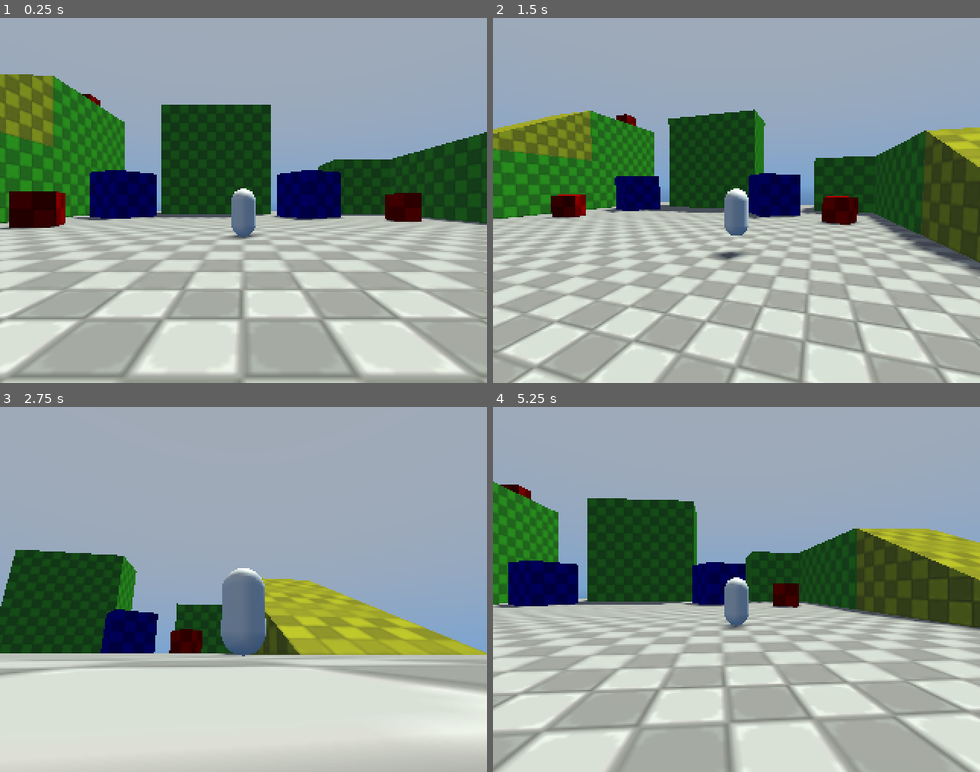
Above: before the commit, frames 1-4 (two rows, left to right).
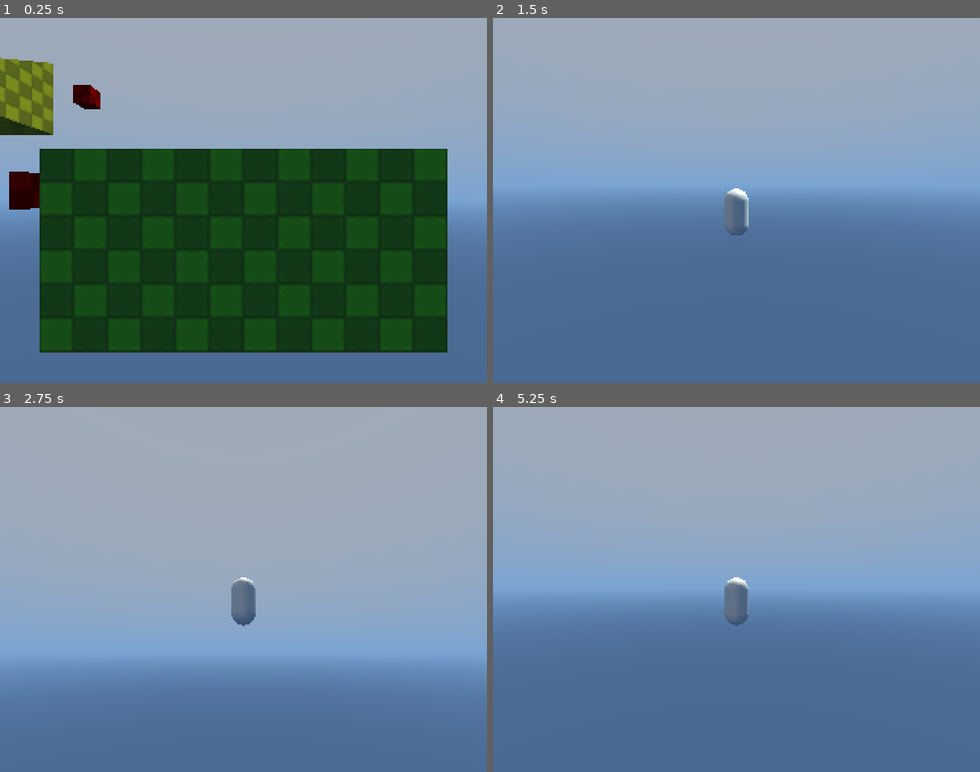
Above: after the commit, the same moments.

Repository: McInteractive23/Shard-Seaker
Game: Godot game, scene res://Levels/Dev Maps/Dev Playground/player_movement.tscn
Two runs of this game, one before a commit and one after it. Both use one fixed random seed, a clock stepped at 60 frames per second and the inputs below. Before the commit the project starts from res://Levels/Dev Playground/dev_environment.tscn.
Inputs (mouse positions are in pixels of both pictures, inside the frame that each line leads up to):
- Up to frame 1 (0.25 s): no input
- Up to frame 2 (1.5 s): move the mouse to (843, 182) at 0.52 s; hold D (Right) 0.53-1.28 s; hold Shift (Sprint) 0.53-1.28 s; click (843, 182) at 0.67 s; tap Space (Jump) at 0.77 s; move the mouse to (639, 218) at 1.27 s; hold S (Backward) from 1.28 s (still down); tap Shift (Sprint) at 1.35 s
- Up to frame 3 (2.75 s): tap Space (Jump) at 1.52 s; move the mouse to (292, 509) at 2.02 s; release S (Backward) at 2.03 s; hold D (Right) from 2.03 s (still down); hold Shift (Sprint) from 2.03 s (still down)
- Up to frame 4 (5.25 s): move the mouse to (712, 662) at 2.77 s; release D (Right) at 2.78 s; release Shift (Sprint) at 2.78 s; hold W (Forward) 2.78-3.53 s; tap Shift (Sprint) at 2.85, 4.35 s; click (712, 662) at 2.92 s; tap Space (Jump) at 3.02, 3.77, 4.52 s; move the mouse to (882, 644) at 3.52 s; hold Shift (Sprint) 3.53-4.28 s; hold A (Left) 3.53-5.03 s; move the mouse to (590, 534) at 4.27 s; move the mouse to (760, 589) at 5.02 s; hold S (Backward) from 5.03 s (still down); hold Shift (Sprint) from 5.03 s (still down); click (760, 589) at 5.17 s

The runs differ from the first frame. In frame 1, 65% of the frame differs, in the area x 0-100%, y 10-100%; in frame 2, 67%, in the area x 0-100%, y 25-100%; in frame 3, 49%; in frame 4, 66%.

Commit message:
Game Mechanics Setup

Diff:
--- a/Levels/Dev Playground/Dev Objects/blue_dev_box.tscn
+++ b/Levels/Dev Maps/Dev Objects/blue_dev_box.tscn
@@ -1,6 +1,6 @@
 [gd_scene load_steps=5 format=3 uid="uid://2lv4tb876p6b"]
 
-[ext_resource type="Texture2D" uid="uid://b6yuw0varxule" path="res://Levels/Dev Playground/DevSquares.webp" id="1_n6pyt"]
+[ext_resource type="Texture2D" uid="uid://b6yuw0varxule" path="res://Levels/Dev Maps/Dev Objects/DevSquares.webp" id="1_n6pyt"]
 
 [sub_resource type="StandardMaterial3D" id="StandardMaterial3D_oub5o"]
 shading_mode = 2
--- /dev/null
+++ b/Levels/Dev Maps/Dev Objects/dev_material.tres
@@ -0,0 +1,10 @@
+[gd_resource type="StandardMaterial3D" load_steps=2 format=3 uid="uid://dwe35d6a12p4r"]
+
+[ext_resource type="Texture2D" uid="uid://b6yuw0varxule" path="res://Levels/Dev Maps/Dev Objects/DevSquares.webp" id="1_gjlxw"]
+
+[resource]
+shading_mode = 2
+albedo_texture = ExtResource("1_gjlxw")
+uv1_triplanar = true
+texture_filter = 5
+billboard_keep_scale = true
--- a/Levels/Dev Playground/Dev Objects/green_dev_wall.tscn
+++ b/Levels/Dev Maps/Dev Objects/green_dev_wall.tscn
@@ -1,6 +1,6 @@
 [gd_scene load_steps=4 format=3 uid="uid://cpb1voggsoa5i"]
 
-[ext_resource type="Texture2D" uid="uid://b6yuw0varxule" path="res://Levels/Dev Playground/DevSquares.webp" id="1_t6hji"]
+[ext_resource type="Texture2D" uid="uid://b6yuw0varxule" path="res://Levels/Dev Maps/Dev Objects/DevSquares.webp" id="1_t6hji"]
 
 [sub_resource type="StandardMaterial3D" id="StandardMaterial3D_t6hji"]
 albedo_color = Color(0.148438, 1, 0, 1)
--- a/Levels/Dev Playground/Dev Objects/purple_dev_pole_big.tscn
+++ b/Levels/Dev Maps/Dev Objects/purple_dev_pole_big.tscn
@@ -1,6 +1,6 @@
 [gd_scene load_steps=5 format=3 uid="uid://d1il1pemhyf74"]
 
-[ext_resource type="Texture2D" uid="uid://b6yuw0varxule" path="res://Levels/Dev Playground/DevSquares.webp" id="1_6cf14"]
+[ext_resource type="Texture2D" uid="uid://b6yuw0varxule" path="res://Levels/Dev Maps/Dev Objects/DevSquares.webp" id="1_6cf14"]
 
 [sub_resource type="StandardMaterial3D" id="StandardMaterial3D_pi57y"]
 albedo_color = Color(1, 0, 1, 1)
--- a/Levels/Dev Playground/Dev Objects/purple_dev_pole_small.tscn
+++ b/Levels/Dev Maps/Dev Objects/purple_dev_pole_small.tscn
@@ -1,6 +1,6 @@
 [gd_scene load_steps=5 format=3 uid="uid://cs6lc6yj4gxbo"]
 
-[ext_resource type="Texture2D" uid="uid://b6yuw0varxule" path="res://Levels/Dev Playground/DevSquares.webp" id="1_waqep"]
+[ext_resource type="Texture2D" uid="uid://b6yuw0varxule" path="res://Levels/Dev Maps/Dev Objects/DevSquares.webp" id="1_waqep"]
 
 [sub_resource type="StandardMaterial3D" id="StandardMaterial3D_waqep"]
 albedo_color = Color(1, 0, 1, 1)
--- a/Levels/Dev Playground/Dev Objects/red_dev_box.tscn
+++ b/Levels/Dev Maps/Dev Objects/red_dev_box.tscn
@@ -1,6 +1,6 @@
 [gd_scene load_steps=5 format=3 uid="uid://v25m8xjsukcb"]
 
-[ext_resource type="Texture2D" uid="uid://b6yuw0varxule" path="res://Levels/Dev Playground/DevSquares.webp" id="1_5dkqs"]
+[ext_resource type="Texture2D" uid="uid://b6yuw0varxule" path="res://Levels/Dev Maps/Dev Objects/DevSquares.webp" id="1_5dkqs"]
 
 [sub_resource type="StandardMaterial3D" id="StandardMaterial3D_jovbx"]
 shading_mode = 2
--- a/Levels/Dev Playground/Dev Objects/yellow_dev_ramp.tscn
+++ b/Levels/Dev Maps/Dev Objects/yellow_dev_ramp.tscn
@@ -1,6 +1,6 @@
 [gd_scene load_steps=5 format=3 uid="uid://c668avcy1qx4v"]
 
-[ext_resource type="Texture2D" uid="uid://b6yuw0varxule" path="res://Levels/Dev Playground/DevSquares.webp" id="1_mbi0l"]
+[ext_resource type="Texture2D" uid="uid://b6yuw0varxule" path="res://Levels/Dev Maps/Dev Objects/DevSquares.webp" id="1_mbi0l"]
 
 [sub_resource type="StandardMaterial3D" id="StandardMaterial3D_2742q"]
 shading_mode = 2
--- /dev/null
+++ b/Levels/Dev Maps/Dev Playground/climbing_around.tscn
@@ -0,0 +1,64 @@
+[gd_scene load_steps=9 format=3 uid="uid://keo0rkbrpca6"]
+
+[ext_resource type="Texture2D" uid="uid://b6yuw0varxule" path="res://Levels/Dev Maps/Dev Objects/DevSquares.webp" id="1_22vgc"]
+[ext_resource type="PackedScene" uid="uid://bk55hv8mne56w" path="res://Player/Player Controler.tscn" id="7_s2h2c"]
+
+[sub_resource type="ProceduralSkyMaterial" id="ProceduralSkyMaterial_j5ncr"]
+sky_top_color = Color(0.493, 0.52925, 0.58, 1)
+sky_horizon_color = Color(0.368729, 0.506433, 0.699219, 1)
+ground_bottom_color = Color(0.2385, 0.326625, 0.45, 1)
+ground_horizon_color = Color(0.368729, 0.506433, 0.699219, 1)
+ground_curve = 0.0579267
+sun_angle_max = 3.0
+sun_curve = 2.0
+use_debanding = false
+
+[sub_resource type="Sky" id="Sky_2rduw"]
+sky_material = SubResource("ProceduralSkyMaterial_j5ncr")
+
+[sub_resource type="Environment" id="Environment_jovbx"]
+background_mode = 2
+sky = SubResource("Sky_2rduw")
+tonemap_mode = 2
+
+[sub_resource type="StandardMaterial3D" id="StandardMaterial3D_jovbx"]
+shading_mode = 2
+albedo_texture = ExtResource("1_22vgc")
+uv1_triplanar = true
+texture_filter = 5
+billboard_keep_scale = true
+
+[sub_resource type="BoxMesh" id="BoxMesh_x6tbo"]
+material = SubResource("StandardMaterial3D_jovbx")
+size = Vector3(25, 1, 25)
+
+[sub_resource type="BoxShape3D" id="BoxShape3D_v77un"]
+size = Vector3(25, 1, 25)
+
+[node name="Dev Environment" type="Node"]
+
+[node name="Skybox" type="Node" parent="."]
+
+[node name="WorldEnvironment" type="WorldEnvironment" parent="Skybox"]
+environment = SubResource("Environment_jovbx")
+
+[node name="DirectionalLight3D" type="DirectionalLight3D" parent="Skybox"]
+transform = Transform3D(-0.866025, -0.433013, 0.25, 0, 0.5, 0.866025, -0.5, 0.75, -0.433013, 0, 0, 0)
+light_color = Color(1, 1, 0.85, 1)
+shadow_enabled = true
+directional_shadow_max_distance = 500.0
+
+[node name="Mesh" type="Node" parent="."]
+
+[node name="MainFloor" type="Node3D" parent="Mesh"]
+
+[node name="StaticBody3D" type="StaticBody3D" parent="Mesh/MainFloor"]
+
+[node name="MeshInstance3D" type="MeshInstance3D" parent="Mesh/MainFloor/StaticBody3D"]
+mesh = SubResource("BoxMesh_x6tbo")
+
+[node name="CollisionShape3D" type="CollisionShape3D" parent="Mesh/MainFloor/StaticBody3D"]
+shape = SubResource("BoxShape3D_v77un")
+
+[node name="PlayerControler" parent="." instance=ExtResource("7_s2h2c")]
+transform = Transform3D(1, 0, 0, 0, 1, 0, 0, 0, 1, 0, 1, 0)
--- /dev/null
+++ b/Levels/Dev Maps/Dev Playground/collectables.tscn
@@ -0,0 +1,64 @@
+[gd_scene load_steps=9 format=3 uid="uid://dolyvmu1ofn4e"]
+
+[ext_resource type="Texture2D" uid="uid://b6yuw0varxule" path="res://Levels/Dev Maps/Dev Objects/DevSquares.webp" id="1_22vgc"]
+[ext_resource type="PackedScene" uid="uid://bk55hv8mne56w" path="res://Player/Player Controler.tscn" id="7_s2h2c"]
+
+[sub_resource type="ProceduralSkyMaterial" id="ProceduralSkyMaterial_j5ncr"]
+sky_top_color = Color(0.493, 0.52925, 0.58, 1)
+sky_horizon_color = Color(0.368729, 0.506433, 0.699219, 1)
+ground_bottom_color = Color(0.2385, 0.326625, 0.45, 1)
+ground_horizon_color = Color(0.368729, 0.506433, 0.699219, 1)
+ground_curve = 0.0579267
+sun_angle_max = 3.0
+sun_curve = 2.0
+use_debanding = false
+
+[sub_resource type="Sky" id="Sky_2rduw"]
+sky_material = SubResource("ProceduralSkyMaterial_j5ncr")
+
+[sub_resource type="Environment" id="Environment_jovbx"]
+background_mode = 2
+sky = SubResource("Sky_2rduw")
+tonemap_mode = 2
+
+[sub_resource type="StandardMaterial3D" id="StandardMaterial3D_jovbx"]
+shading_mode = 2
+albedo_texture = ExtResource("1_22vgc")
+uv1_triplanar = true
+texture_filter = 5
+billboard_keep_scale = true
+
+[sub_resource type="BoxMesh" id="BoxMesh_x6tbo"]
+material = SubResource("StandardMaterial3D_jovbx")
+size = Vector3(25, 1, 25)
+
+[sub_resource type="BoxShape3D" id="BoxShape3D_v77un"]
+size = Vector3(25, 1, 25)
+
+[node name="Dev Environment" type="Node"]
+
+[node name="Skybox" type="Node" parent="."]
+
+[node name="WorldEnvironment" type="WorldEnvironment" parent="Skybox"]
+environment = SubResource("Environment_jovbx")
+
+[node name="DirectionalLight3D" type="DirectionalLight3D" parent="Skybox"]
+transform = Transform3D(-0.866025, -0.433013, 0.25, 0, 0.5, 0.866025, -0.5, 0.75, -0.433013, 0, 0, 0)
+light_color = Color(1, 1, 0.85, 1)
+shadow_enabled = true
+directional_shadow_max_distance = 500.0
+
+[node name="Mesh" type="Node" parent="."]
+
+[node name="MainFloor" type="Node3D" parent="Mesh"]
+
+[node name="StaticBody3D" type="StaticBody3D" parent="Mesh/MainFloor"]
+
+[node name="MeshInstance3D" type="MeshInstance3D" parent="Mesh/MainFloor/StaticBody3D"]
+mesh = SubResource("BoxMesh_x6tbo")
+
+[node name="CollisionShape3D" type="CollisionShape3D" parent="Mesh/MainFloor/StaticBody3D"]
+shape = SubResource("BoxShape3D_v77un")
+
+[node name="PlayerControler" parent="." instance=ExtResource("7_s2h2c")]
+transform = Transform3D(1, 0, 0, 0, 1, 0, 0, 0, 1, 0, 1, 0)
--- /dev/null
+++ b/Levels/Dev Maps/Dev Playground/enemy_logic.tscn
@@ -0,0 +1,64 @@
+[gd_scene load_steps=9 format=3 uid="uid://dbrsqjarirnks"]
+
+[ext_resource type="Texture2D" uid="uid://b6yuw0varxule" path="res://Levels/Dev Maps/Dev Objects/DevSquares.webp" id="1_22vgc"]
+[ext_resource type="PackedScene" uid="uid://bk55hv8mne56w" path="res://Player/Player Controler.tscn" id="7_s2h2c"]
+
+[sub_resource type="ProceduralSkyMaterial" id="ProceduralSkyMaterial_j5ncr"]
+sky_top_color = Color(0.493, 0.52925, 0.58, 1)
+sky_horizon_color = Color(0.368729, 0.506433, 0.699219, 1)
+ground_bottom_color = Color(0.2385, 0.326625, 0.45, 1)
+ground_horizon_color = Color(0.368729, 0.506433, 0.699219, 1)
+ground_curve = 0.0579267
+sun_angle_max = 3.0
+sun_curve = 2.0
+use_debanding = false
+
+[sub_resource type="Sky" id="Sky_2rduw"]
+sky_material = SubResource("ProceduralSkyMaterial_j5ncr")
+
+[sub_resource type="Environment" id="Environment_jovbx"]
+background_mode = 2
+sky = SubResource("Sky_2rduw")
+tonemap_mode = 2
+
+[sub_resource type="StandardMaterial3D" id="StandardMaterial3D_jovbx"]
+shading_mode = 2
+albedo_texture = ExtResource("1_22vgc")
+uv1_triplanar = true
+texture_filter = 5
+billboard_keep_scale = true
+
+[sub_resource type="BoxMesh" id="BoxMesh_x6tbo"]
+material = SubResource("StandardMaterial3D_jovbx")
+size = Vector3(25, 1, 25)
+
+[sub_resource type="BoxShape3D" id="BoxShape3D_v77un"]
+size = Vector3(25, 1, 25)
+
+[node name="Dev Environment" type="Node"]
+
+[node name="Skybox" type="Node" parent="."]
+
+[node name="WorldEnvironment" type="WorldEnvironment" parent="Skybox"]
+environment = SubResource("Environment_jovbx")
+
+[node name="DirectionalLight3D" type="DirectionalLight3D" parent="Skybox"]
+transform = Transform3D(-0.866025, -0.433013, 0.25, 0, 0.5, 0.866025, -0.5, 0.75, -0.433013, 0, 0, 0)
+light_color = Color(1, 1, 0.85, 1)
+shadow_enabled = true
+directional_shadow_max_distance = 500.0
+
+[node name="Mesh" type="Node" parent="."]
+
+[node name="MainFloor" type="Node3D" parent="Mesh"]
+
+[node name="StaticBody3D" type="StaticBody3D" parent="Mesh/MainFloor"]
+
+[node name="MeshInstance3D" type="MeshInstance3D" parent="Mesh/MainFloor/StaticBody3D"]
+mesh = SubResource("BoxMesh_x6tbo")
+
+[node name="CollisionShape3D" type="CollisionShape3D" parent="Mesh/MainFloor/StaticBody3D"]
+shape = SubResource("BoxShape3D_v77un")
+
+[node name="PlayerControler" parent="." instance=ExtResource("7_s2h2c")]
+transform = Transform3D(1, 0, 0, 0, 1, 0, 0, 0, 1, 0, 1, 0)
--- /dev/null
+++ b/Levels/Dev Maps/Dev Playground/player_interactions.tscn
@@ -0,0 +1,64 @@
+[gd_scene load_steps=9 format=3 uid="uid://cgt7nlaymgvlt"]
+
+[ext_resource type="Texture2D" uid="uid://b6yuw0varxule" path="res://Levels/Dev Maps/Dev Objects/DevSquares.webp" id="1_22vgc"]
+[ext_resource type="PackedScene" uid="uid://bk55hv8mne56w" path="res://Player/Player Controler.tscn" id="7_s2h2c"]
+
+[sub_resource type="ProceduralSkyMaterial" id="ProceduralSkyMaterial_j5ncr"]
+sky_top_color = Color(0.493, 0.52925, 0.58, 1)
+sky_horizon_color = Color(0.368729, 0.506433, 0.699219, 1)
+ground_bottom_color = Color(0.2385, 0.326625, 0.45, 1)
+ground_horizon_color = Color(0.368729, 0.506433, 0.699219, 1)
+ground_curve = 0.0579267
+sun_angle_max = 3.0
+sun_curve = 2.0
+use_debanding = false
+
+[sub_resource type="Sky" id="Sky_2rduw"]
+sky_material = SubResource("ProceduralSkyMaterial_j5ncr")
+
+[sub_resource type="Environment" id="Environment_jovbx"]
+background_mode = 2
+sky = SubResource("Sky_2rduw")
+tonemap_mode = 2
+
+[sub_resource type="StandardMaterial3D" id="StandardMaterial3D_jovbx"]
+shading_mode = 2
+albedo_texture = ExtResource("1_22vgc")
+uv1_triplanar = true
+texture_filter = 5
+billboard_keep_scale = true
+
+[sub_resource type="BoxMesh" id="BoxMesh_x6tbo"]
+material = SubResource("StandardMaterial3D_jovbx")
+size = Vector3(25, 1, 25)
+
+[sub_resource type="BoxShape3D" id="BoxShape3D_v77un"]
+size = Vector3(25, 1, 25)
+
+[node name="Dev Environment" type="Node"]
+
+[node name="Skybox" type="Node" parent="."]
+
+[node name="WorldEnvironment" type="WorldEnvironment" parent="Skybox"]
+environment = SubResource("Environment_jovbx")
+
+[node name="DirectionalLight3D" type="DirectionalLight3D" parent="Skybox"]
+transform = Transform3D(-0.866025, -0.433013, 0.25, 0, 0.5, 0.866025, -0.5, 0.75, -0.433013, 0, 0, 0)
+light_color = Color(1, 1, 0.85, 1)
+shadow_enabled = true
+directional_shadow_max_distance = 500.0
+
+[node name="Mesh" type="Node" parent="."]
+
+[node name="MainFloor" type="Node3D" parent="Mesh"]
+
+[node name="StaticBody3D" type="StaticBody3D" parent="Mesh/MainFloor"]
+
+[node name="MeshInstance3D" type="MeshInstance3D" parent="Mesh/MainFloor/StaticBody3D"]
+mesh = SubResource("BoxMesh_x6tbo")
+
+[node name="CollisionShape3D" type="CollisionShape3D" parent="Mesh/MainFloor/StaticBody3D"]
+shape = SubResource("BoxShape3D_v77un")
+
+[node name="PlayerControler" parent="." instance=ExtResource("7_s2h2c")]
+transform = Transform3D(1, 0, 0, 0, 1, 0, 0, 0, 1, 0, 1, 0)
--- a/Levels/Dev Playground/dev_environment.tscn
+++ b/Levels/Dev Maps/Dev Playground/player_movement.tscn
@@ -1,12 +1,12 @@
-[gd_scene load_steps=17 format=3 uid="uid://c2ecbnmtmkg4w"]
+[gd_scene load_steps=16 format=3 uid="uid://c2ecbnmtmkg4w"]
 
-[ext_resource type="Texture2D" uid="uid://b6yuw0varxule" path="res://Levels/Dev Playground/DevSquares.webp" id="1_22vgc"]
-[ext_resource type="PackedScene" uid="uid://v25m8xjsukcb" path="res://Levels/Dev Playground/Dev Objects/red_dev_box.tscn" id="2_eswq4"]
-[ext_resource type="PackedScene" uid="uid://2lv4tb876p6b" path="res://Levels/Dev Playground/Dev Objects/blue_dev_box.tscn" id="3_eswq4"]
-[ext_resource type="PackedScene" uid="uid://c668avcy1qx4v" path="res://Levels/Dev Playground/Dev Objects/yellow_dev_ramp.tscn" id="4_lt7gd"]
-[ext_resource type="PackedScene" uid="uid://cs6lc6yj4gxbo" path="res://Levels/Dev Playground/Dev Objects/purple_dev_pole_small.tscn" id="5_dult1"]
-[ext_resource type="PackedScene" uid="uid://d1il1pemhyf74" path="res://Levels/Dev Playground/Dev Objects/purple_dev_pole_big.tscn" id="6_s2h2c"]
-[ext_resource type="PackedScene" uid="uid://bk55hv8mne56w" path="res://Player/Player Controler.tscn" id="7_s2h2c"]
+[ext_resource type="Texture2D" uid="uid://b6yuw0varxule" path="res://Levels/Dev Maps/Dev Objects/DevSquares.webp" id="1_gcs8w"]
+[ext_resource type="PackedScene" uid="uid://ccjch3pafemjo" path="res://Levels/Dev Maps/Dev Objects/button.tscn" id="1_pvmc8"]
+[ext_resource type="Material" uid="uid://dwe35d6a12p4r" path="res://Levels/Dev Maps/Dev Objects/dev_material.tres" id="2_aacl7"]
+[ext_resource type="PackedScene" uid="uid://v25m8xjsukcb" path="res://Levels/Dev Maps/Dev Objects/red_dev_box.tscn" id="2_pvmc8"]
+[ext_resource type="PackedScene" uid="uid://2lv4tb876p6b" path="res://Levels/Dev Maps/Dev Objects/blue_dev_box.tscn" id="3_aacl7"]
+[ext_resource type="PackedScene" uid="uid://c668avcy1qx4v" path="res://Levels/Dev Maps/Dev Objects/yellow_dev_ramp.tscn" id="4_od6cd"]
+[ext_resource type="PackedScene" uid="uid://bk55hv8mne56w" path="res://Player/Player Controler.tscn" id="7_rjdx8"]
 
 [sub_resource type="ProceduralSkyMaterial" id="ProceduralSkyMaterial_j5ncr"]
 sky_top_color = Color(0.493, 0.52925, 0.58, 1)
@@ -26,15 +26,8 @@
 sky = SubResource("Sky_2rduw")
 tonemap_mode = 2
 
-[sub_resource type="StandardMaterial3D" id="StandardMaterial3D_jovbx"]
-shading_mode = 2
-albedo_texture = ExtResource("1_22vgc")
-uv1_triplanar = true
-texture_filter = 5
-billboard_keep_scale = true
-
 [sub_resource type="BoxMesh" id="BoxMesh_x6tbo"]
-material = SubResource("StandardMaterial3D_jovbx")
+material = ExtResource("2_aacl7")
 size = Vector3(25, 1, 25)
 
 [sub_resource type="BoxShape3D" id="BoxShape3D_v77un"]
@@ -42,7 +35,7 @@
 
 [sub_resource type="StandardMaterial3D" id="StandardMaterial3D_lt7gd"]
 albedo_color = Color(0.333333, 1, 0, 1)
-albedo_texture = ExtResource("1_22vgc")
+albedo_texture = ExtResource("1_gcs8w")
 uv1_triplanar = true
 
 [sub_resource type="BoxMesh" id="BoxMesh_crbf7"]
@@ -64,6 +57,12 @@
 light_color = Color(1, 1, 0.85, 1)
 shadow_enabled = true
 directional_shadow_max_distance = 500.0
+
+[node name="Interactions" type="Node" parent="."]
+
+[node name="Buttons" type="Node" parent="Interactions"]
+
+[node name="Button" parent="Interactions/Buttons" instance=ExtResource("1_pvmc8")]
 
 [node name="Mesh" type="Node" parent="."]
 
@@ -158,39 +157,37 @@
 
 [node name="Boxes" type="Node" parent="Mesh"]
 
-[node name="Red Dev Box 1" parent="Mesh/Boxes" instance=ExtResource("2_eswq4")]
+[node name="Red Dev Box 1" parent="Mesh/Boxes" instance=ExtResource("2_pvmc8")]
 transform = Transform3D(0.906308, 0, 0.422618, 0, 1, 0, -0.422618, 0, 0.906308, -6, 1, -2)
 
-[node name="Red Dev Box 2" parent="Mesh/Boxes" instance=ExtResource("2_eswq4")]
+[node name="Red Dev Box 2" parent="Mesh/Boxes" instance=ExtResource("2_pvmc8")]
 transform = Transform3D(1, 0, 0, 0, 1, 0, 0, 0, 1, -9.5, 7, -9.5)
 
-[node name="Red Dev Box 3" parent="Mesh/Boxes" instance=ExtResource("2_eswq4")]
+[node name="Red Dev Box 3" parent="Mesh/Boxes" instance=ExtResource("2_pvmc8")]
 transform = Transform3D(0.906308, 0, -0.422618, 0, 1, 0, 0.422618, 0, 0.906308, 6, 1, -4)
 
-[node name="Blue Dev Box 1" parent="Mesh/Boxes" instance=ExtResource("3_eswq4")]
+[node name="Red Dev Box 4" parent="Mesh/Boxes" instance=ExtResource("2_pvmc8")]
+transform = Transform3D(0.5, 0, -0.866025, 0, 1, 0, 0.866025, 0, 0.5, -8, 1, 6)
+
+[node name="Blue Dev Box 1" parent="Mesh/Boxes" instance=ExtResource("3_aacl7")]
 transform = Transform3D(0.866025, 0, -0.5, 0, 1, 0, 0.5, 0, 0.866025, -5.5, 1.5, -6)
 
-[node name="Blue Dev Box 2" parent="Mesh/Boxes" instance=ExtResource("3_eswq4")]
+[node name="Blue Dev Box 2" parent="Mesh/Boxes" instance=ExtResource("3_aacl7")]
 transform = Transform3D(0.866025, 0, 0.5, 0, 1, 0, -0.5, 0, 0.866025, 3, 1.5, -6)
 
-[node name="Blue Dev Box 3" parent="Mesh/Boxes" instance=ExtResource("3_eswq4")]
+[node name="Blue Dev Box 3" parent="Mesh/Boxes" instance=ExtResource("3_aacl7")]
 transform = Transform3D(1, 0, 2.23517e-07, 0, 1, 0, -2.23517e-07, 0, 1, -9.5, 1.5, 4)
 
 [node name="Ramps" type="Node" parent="Mesh"]
 
-[node name="Yellow Dev Ramp 1" parent="Mesh/Ramps" instance=ExtResource("4_lt7gd")]
+[node name="Yellow Dev Ramp 1" parent="Mesh/Ramps" instance=ExtResource("4_od6cd")]
 transform = Transform3D(1.18217e-07, 0, 1, 0, 1, 0, -1, 0, 1.18217e-07, -9.5, 5, -2)
 
-[node name="Yellow Dev Ramp" parent="Mesh/Ramps" instance=ExtResource("4_lt7gd")]
+[node name="Yellow Dev Ramp" parent="Mesh/Ramps" instance=ExtResource("4_od6cd")]
 transform = Transform3D(-4.47035e-08, 0, 1, 0, 1, 0, -1, 0, -4.47035e-08, 9.5, 2, 1)
 
-[node name="Climbing Poles" type="Node" parent="Mesh"]
+[node name="PlayerControler" parent="." instance=ExtResource("7_rjdx8")]
+transform = Transform3D(1, 0, 0, 0, 1, 0, 0, 0, 1, 0, 1, 0)
 
-[node name="Purple Dev Pole Small" parent="Mesh/Climbing Poles" instance=ExtResource("5_dult1")]
-transform = Transform3D(1, 0, 0, 0, 1, 0, 0, 0, 1, 9.5, 3.5, 9)
-
-[node name="Purple Dev Pole Big" parent="Mesh/Climbing Poles" instance=ExtResource("6_s2h2c")]
-transform = Transform3D(1, 0, 0, 0, 1, 0, 0, 0, 1, -9.5, 5.5, 9)
-
-[node name="PlayerControler" parent="." instance=ExtResource("7_s2h2c")]
-transform = Transform3D(1, 0, 0, 0, 1, 0, 0, 0, 1, 0, 1, 0)
+[node name="Button" parent="." instance=ExtResource("1_pvmc8")]
+transform = Transform3D(1, 0, 0, 0, 1, 0, 0, 0, 1, 0, 0.6, 10.5)
--- /dev/null
+++ b/Levels/Dev Maps/Dev Playground/the_dev_playground.tscn
@@ -0,0 +1,64 @@
+[gd_scene load_steps=9 format=3 uid="uid://5uwv6xxcsa5v"]
+
+[ext_resource type="Texture2D" uid="uid://b6yuw0varxule" path="res://Levels/Dev Maps/Dev Objects/DevSquares.webp" id="1_gcs8w"]
+[ext_resource type="PackedScene" uid="uid://bk55hv8mne56w" path="res://Player/Player Controler.tscn" id="7_rjdx8"]
+
+[sub_resource type="ProceduralSkyMaterial" id="ProceduralSkyMaterial_j5ncr"]
+sky_top_color = Color(0.493, 0.52925, 0.58, 1)
+sky_horizon_color = Color(0.368729, 0.506433, 0.699219, 1)
+ground_bottom_color = Color(0.2385, 0.326625, 0.45, 1)
+ground_horizon_color = Color(0.368729, 0.506433, 0.699219, 1)
+ground_curve = 0.0579267
+sun_angle_max = 3.0
+sun_curve = 2.0
+use_debanding = false
+
+[sub_resource type="Sky" id="Sky_2rduw"]
+sky_material = SubResource("ProceduralSkyMaterial_j5ncr")
+
+[sub_resource type="Environment" id="Environment_jovbx"]
+background_mode = 2
+sky = SubResource("Sky_2rduw")
+tonemap_mode = 2
+
+[sub_resource type="StandardMaterial3D" id="StandardMaterial3D_6xk0t"]
+shading_mode = 2
+albedo_texture = ExtResource("1_gcs8w")
+uv1_triplanar = true
+texture_filter = 5
+billboard_keep_scale = true
+
+[sub_resource type="BoxMesh" id="BoxMesh_x6tbo"]
+material = SubResource("StandardMaterial3D_6xk0t")
+size = Vector3(25, 1, 25)
+
+[sub_resource type="BoxShape3D" id="BoxShape3D_v77un"]
+size = Vector3(25, 1, 25)
+
+[node name="Dev Environment" type="Node"]
+
+[node name="Skybox" type="Node" parent="."]
+
+[node name="WorldEnvironment" type="WorldEnvironment" parent="Skybox"]
+environment = SubResource("Environment_jovbx")
+
+[node name="DirectionalLight3D" type="DirectionalLight3D" parent="Skybox"]
+transform = Transform3D(-0.866025, -0.433013, 0.25, 0, 0.5, 0.866025, -0.5, 0.75, -0.433013, 0, 0, 0)
+light_color = Color(1, 1, 0.85, 1)
+shadow_enabled = true
+directional_shadow_max_distance = 500.0
+
+[node name="Mesh" type="Node" parent="."]
+
+[node name="MainFloor" type="Node3D" parent="Mesh"]
+
+[node name="StaticBody3D" type="StaticBody3D" parent="Mesh/MainFloor"]
+
+[node name="MeshInstance3D" type="MeshInstance3D" parent="Mesh/MainFloor/StaticBody3D"]
+mesh = SubResource("BoxMesh_x6tbo")
+
+[node name="CollisionShape3D" type="CollisionShape3D" parent="Mesh/MainFloor/StaticBody3D"]
+shape = SubResource("BoxShape3D_v77un")
+
+[node name="PlayerControler" parent="." instance=ExtResource("7_rjdx8")]
+transform = Transform3D(1, 0, 0, 0, 1, 0, 0, 0, 1, 0, 1, 0)
Renamed: Levels/Dev Playground/DevSquares.webp -> Levels/Dev Maps/Dev Objects/DevSquares.webp
Not shown, changed: Levels/Dev Maps/Dev Objects/DevSquares.webp.import
